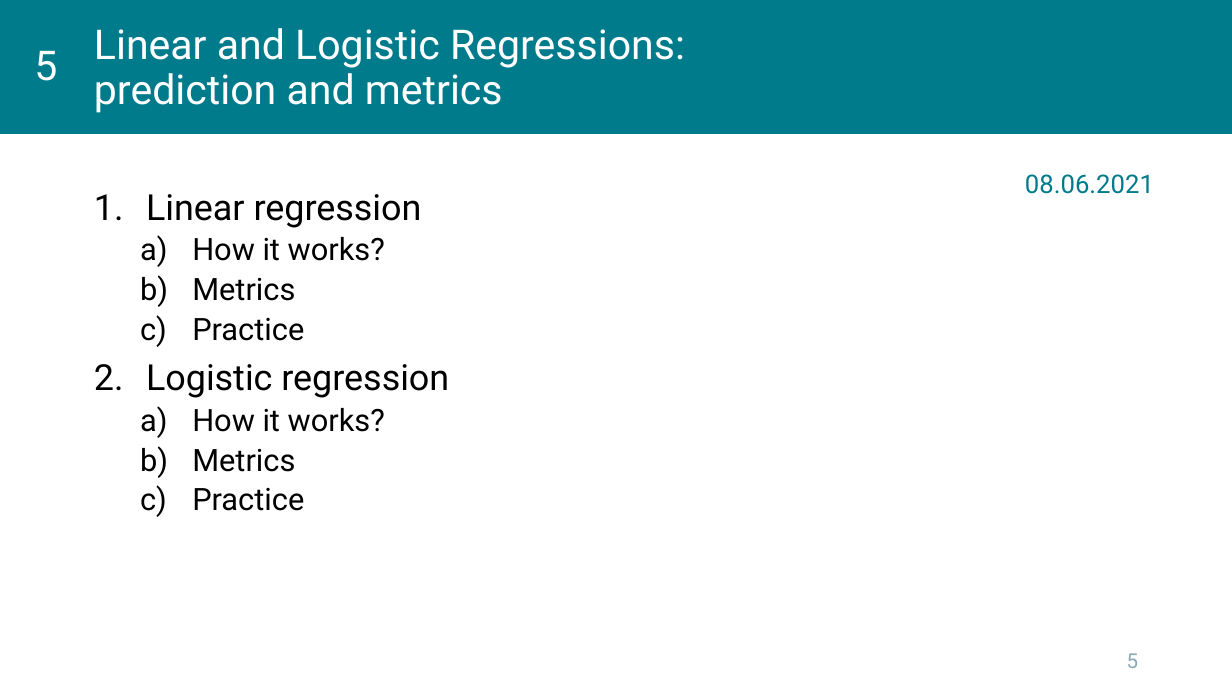
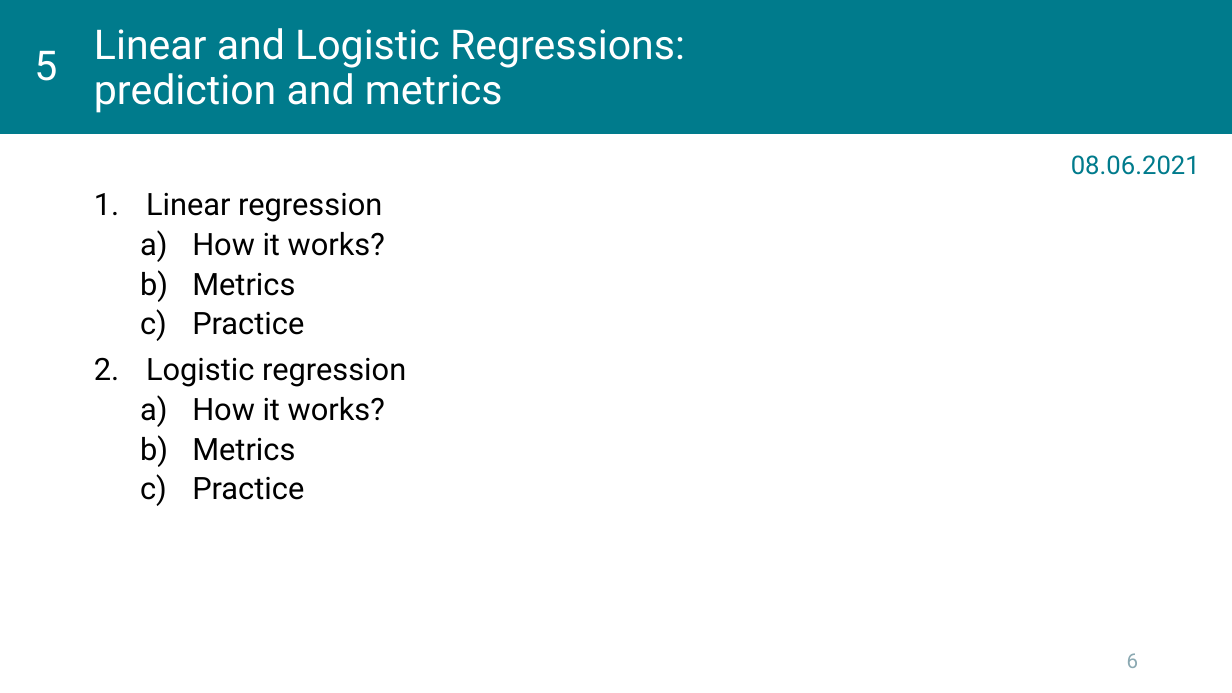
Before and after one commit to kleban/r-course-eng, a slide deck: slide 6 of pptx/00_Course.pptx (slide 5 before the commit). Drawn at 1232x693 pixels with LibreOffice and Linux fonts; fonts in the diff are those of the drawing; background and template pictures are left out. Boxes give left, top, right and bottom in pixels: in the first picture for what was removed or moved away, otherwise in the second. Text is boxed around its words. In the diff, an @@ line names an element or a change of style, - is before the commit and + after.

```diff
--- a/pptx/00_Course.pptx
+++ b/pptx/00_Course.pptx
@@ text "08.06.2021": place and size @@
-text "08.06.2021" at box(1025, 174, 1154, 194)
+text "08.06.2021" at box(1071, 155, 1200, 175)
@@ text at box(146, 193, 406, 387): size 28 to 24 pt in "Linear regression", "Logistic regression" @@
@@ page number at box(1127, 653, 1139, 668): text changed @@
-5
+6
```
Also in this commit, not shown: 7 other slides changed, 1 slide added.
